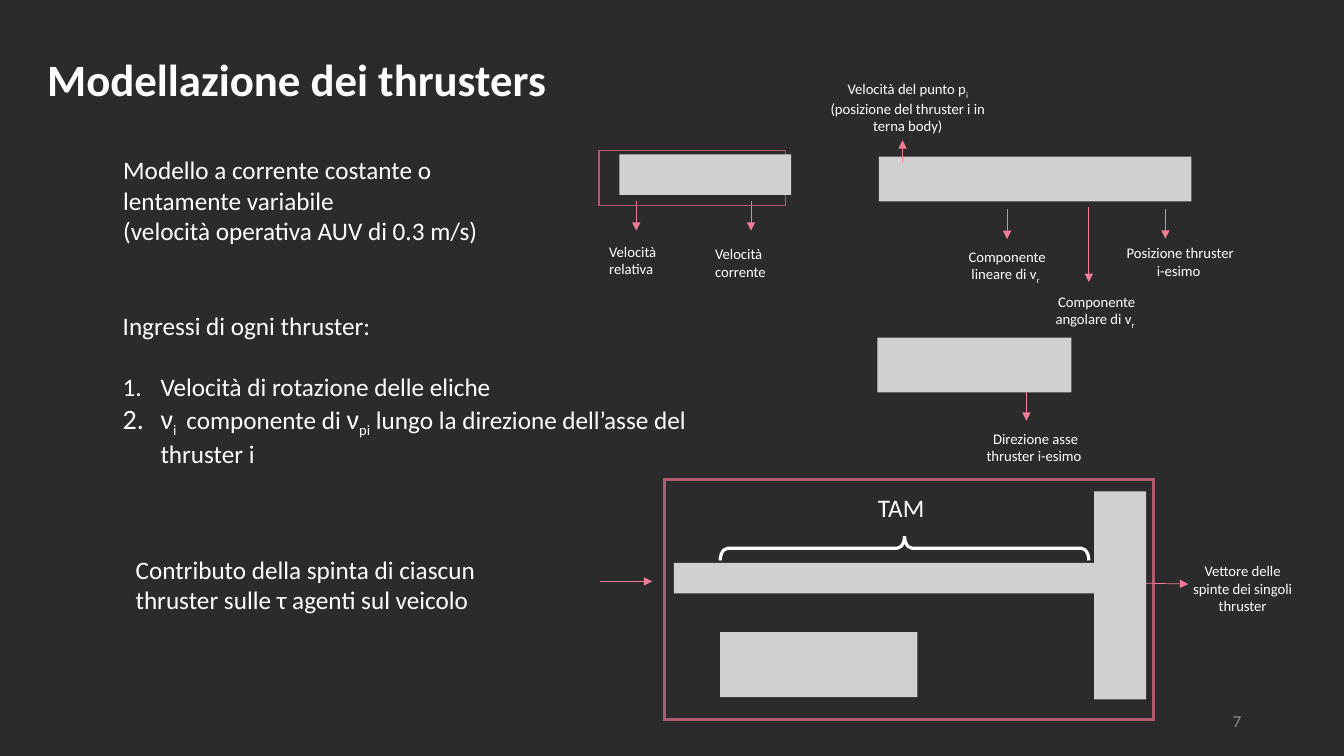
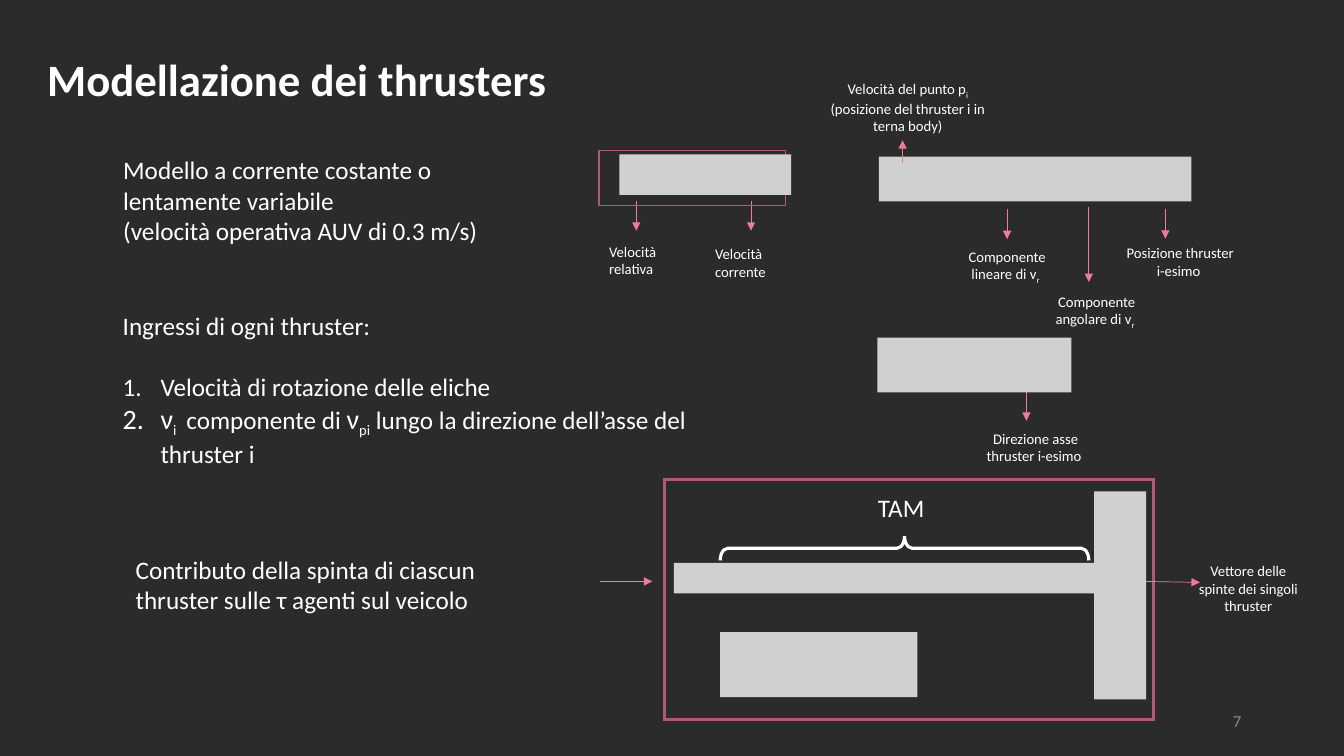
Before and after one commit to polifab/Subacquei_modello, a slide deck: slide 7 of presentazione.pptx. Drawn at 1344x756 pixels with LibreOffice and Linux fonts; fonts in the diff are those of the drawing; grey boxes stand for pictures; background and template pictures are left out; a plain dark background stands for a picture behind light text. Boxes give left, top, right and bottom in pixels: in the first picture for what was removed or moved away, otherwise in the second. Text is boxed around its words. In the diff, an @@ line names an element or a change of style, - is before the commit and + after.

```diff
--- a/presentazione.pptx
+++ b/presentazione.pptx
@@ text "Vettore delle spinte dei singoli ...": place and size @@
-text "Vettore delle spinte dei singoli ..." at bbox=[1193, 565, 1292, 611]
+text "Vettore delle spinte dei singoli ..." at bbox=[1199, 566, 1298, 611]
@@ arrow moved from (1135, 583) - (1189, 584) to (1146, 582) - (1200, 583) @@
```
Also in this commit, not shown: 1 slide removed.
